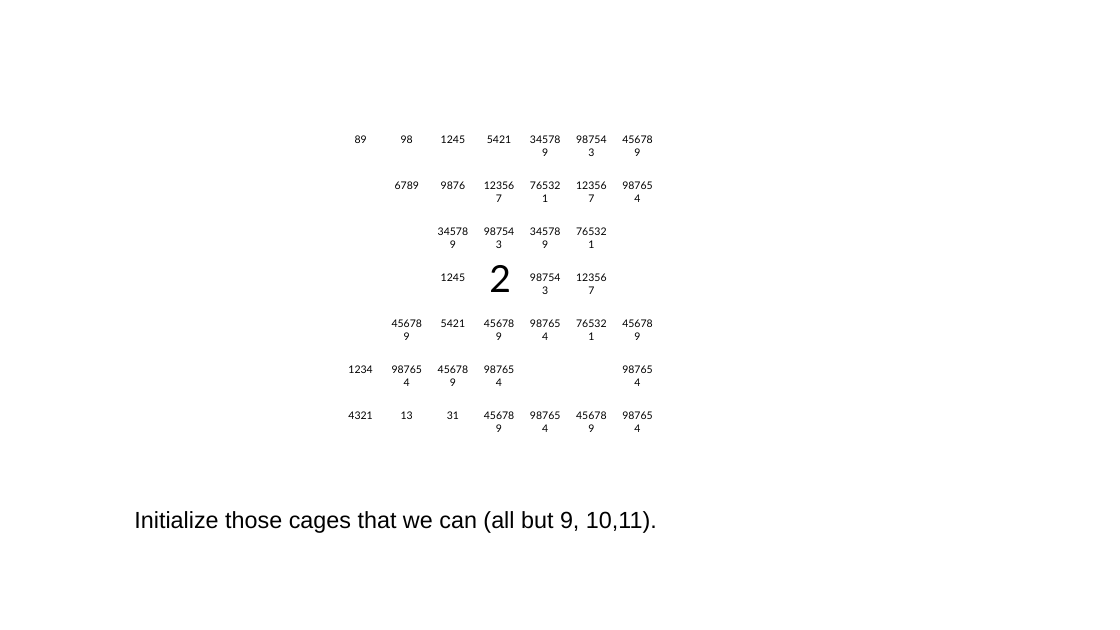
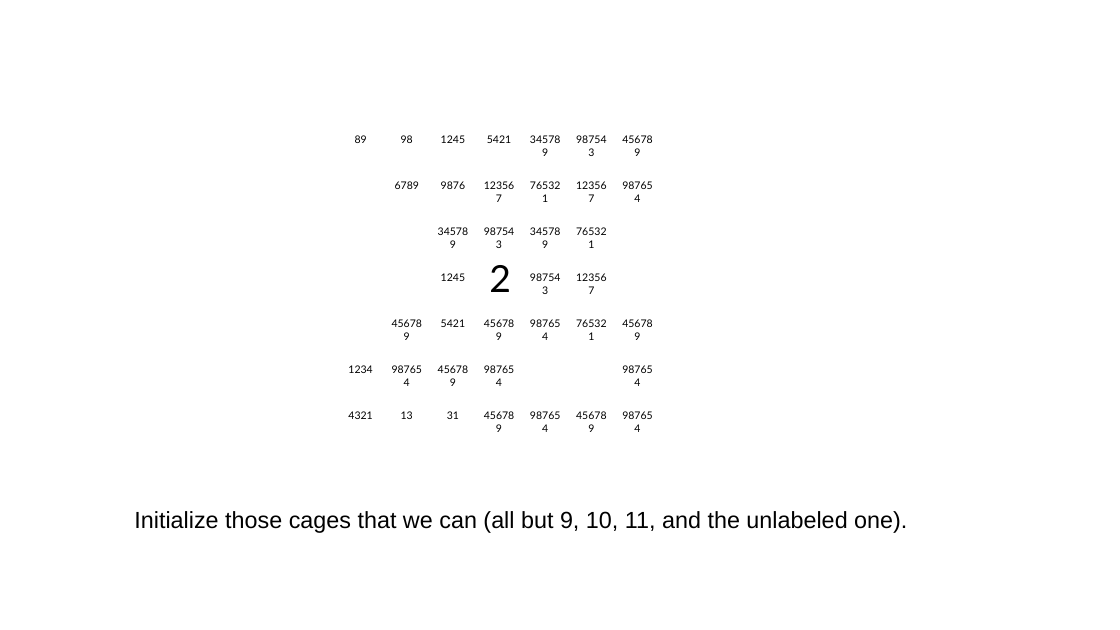
Before and after one commit to jhardis/WSJ_Number_Puzzles, a slide deck: slide 3 of 20260328_1.pptx. Drawn at 1120x630 pixels with LibreOffice and Linux fonts; fonts in the diff are those of the drawing; background and template pictures are left out. Boxes give left, top, right and bottom in pixels: in the first picture for what was removed or moved away, otherwise in the second. Text is boxed around its words. In the diff, an @@ line names an element or a change of style, - is before the commit and + after.

```diff
--- a/20260328_1.pptx
+++ b/20260328_1.pptx
@@ text at [134,511,907,533]: text changed @@
-Initialize those cages that we can (all but 9, 10,11).
+Initialize those cages that we can (all but 9, 10, 11, and the unlabeled one).
```
Also in this commit, not shown: 5 other slides changed.
